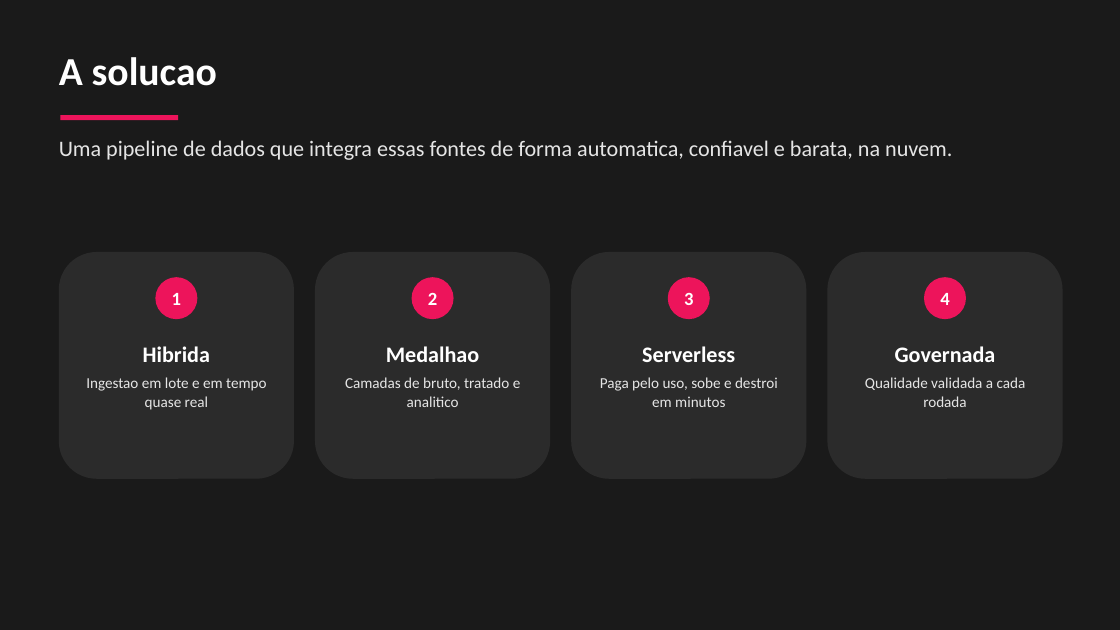
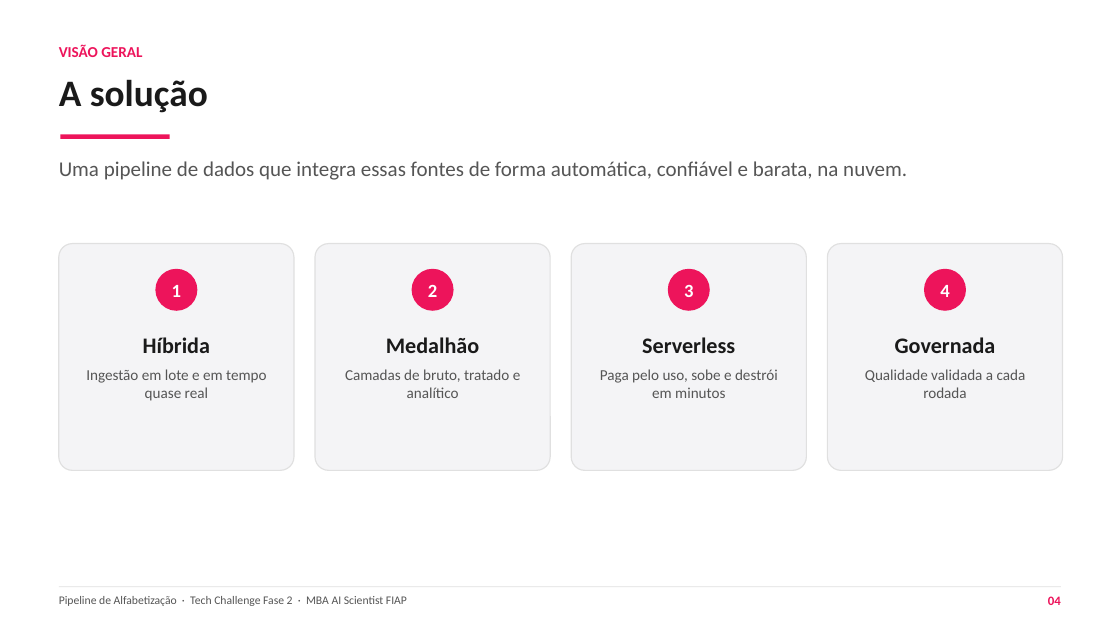
Before and after one commit to guillecosme/fiap-ai-scientist-tech-challenge-fase-02, a slide deck: slide 4 of reports/slides/pipeline_alfabetizacao_fase2.pptx. Drawn at 1120x630 pixels with LibreOffice and Linux fonts; fonts in the diff are those of the drawing. Boxes give left, top, right and bottom in pixels: in the first picture for what was removed or moved away, otherwise in the second. Text is boxed around its words. In the diff, an @@ line names an element or a change of style, - is before the commit and + after.

Commit message:
deck no formato da fase 1 com capa e rm, icones aws, tabela de tradeoffs e acentuacao

```diff
--- a/reports/slides/pipeline_alfabetizacao_fase2.pptx
+++ b/reports/slides/pipeline_alfabetizacao_fase2.pptx
@@ rectangle removed at [0, 0, 1120, 630] @@
@@ text added at [59, 44, 142, 57], 13 pt, text #ED145B, bold @@
+VISÃO GERAL
@@ text at [59, 79, 208, 113]: text changed; size 34 to 32 pt; text colour #FFFFFF to #1A1A1A @@
-A solucao
+A solução
@@ rectangle: place and size @@
-rectangle at [60, 115, 178, 120]
+rectangle at [60, 134, 170, 139]
@@ text at [59, 161, 907, 180]: text changed; size 19 to 18 pt; text colour #E5E5E5 to #555555 @@
-Uma pipeline de dados que integra essas fontes de forma automatica, confiavel e barata, na nuvem.
+Uma pipeline de dados que integra essas fontes de forma automática, confiável e barata, na nuvem.
@@ 4 ellipses, 4 rounded rectangles, 2 texts: place and size @@
-4 ellipses, 4 rounded rectangles, 2 texts at [59, 252, 1063, 479]
+4 ellipses, 4 rounded rectangles, 2 texts at [59, 244, 1063, 471]
@@ fill #2B2B2B to #F4F4F6; outline none to #E0E0E0 1 pt; proportions changed in 4 elements at [59, 244, 294, 471], [315, 244, 550, 471], [571, 244, 807, 471], [828, 244, 1063, 471] @@
@@ text at [86, 337, 266, 401]: text changed; text colour #E5E5E5 to #555555 @@
-Hibrida
-Ingestao em lote e em tempo quase real
+Híbrida
+Ingestão em lote e em tempo quase real
@@ text at [345, 337, 521, 398]: text changed; text colour #E5E5E5 to #555555 @@
-Medalhao
-Camadas de bruto, tratado e analitico
+Medalhão
+Camadas de bruto, tratado e analítico
@@ text at [642, 337, 735, 353]: text colour #FFFFFF to #1A1A1A in "Serverless" @@
@@ text "Governada" at [865, 337, 1026, 398]: text colour #FFFFFF to #1A1A1A in "Governada"; text colour #E5E5E5 to #555555 in "Qualidade validada a cada rodada" @@
@@ text at [600, 369, 778, 398]: text changed; text colour #E5E5E5 to #555555 @@
-Paga pelo uso, sobe e destroi em minutos
+Paga pelo uso, sobe e destrói em minutos
@@ rectangle added at [59, 586, 1061, 587], fill #E0E0E0 @@
@@ text added at [59, 596, 407, 606], 10 pt, text #555555 @@
+Pipeline de Alfabetização · Tech Challenge Fase 2 · MBA AI Scientist FIAP
@@ text added at [1048, 596, 1061, 605], 11 pt, text #ED145B, bold @@
+04
```
Also in this commit, not shown: 5 other slides changed, 5 slides added, 5 slides removed.
